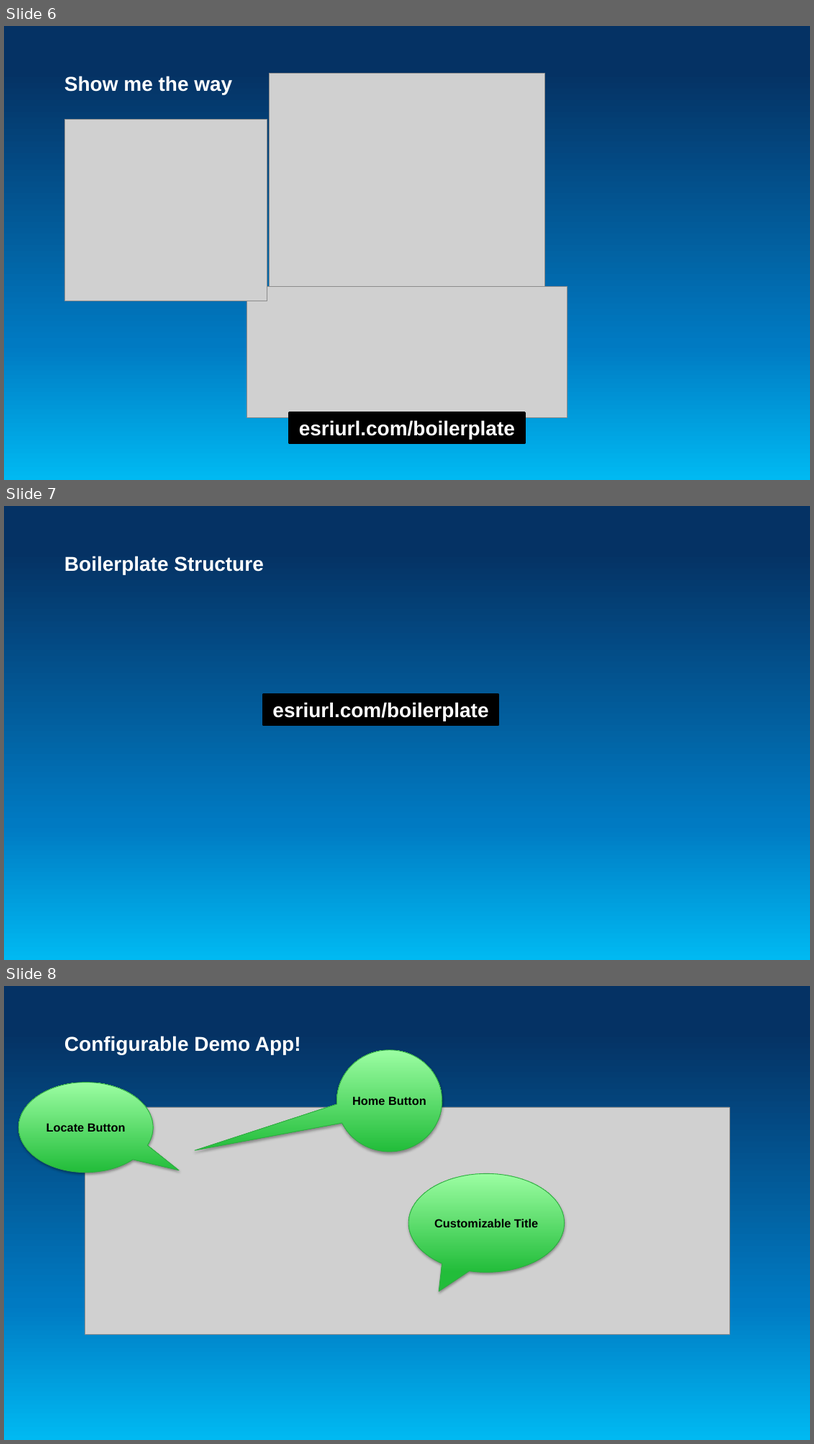
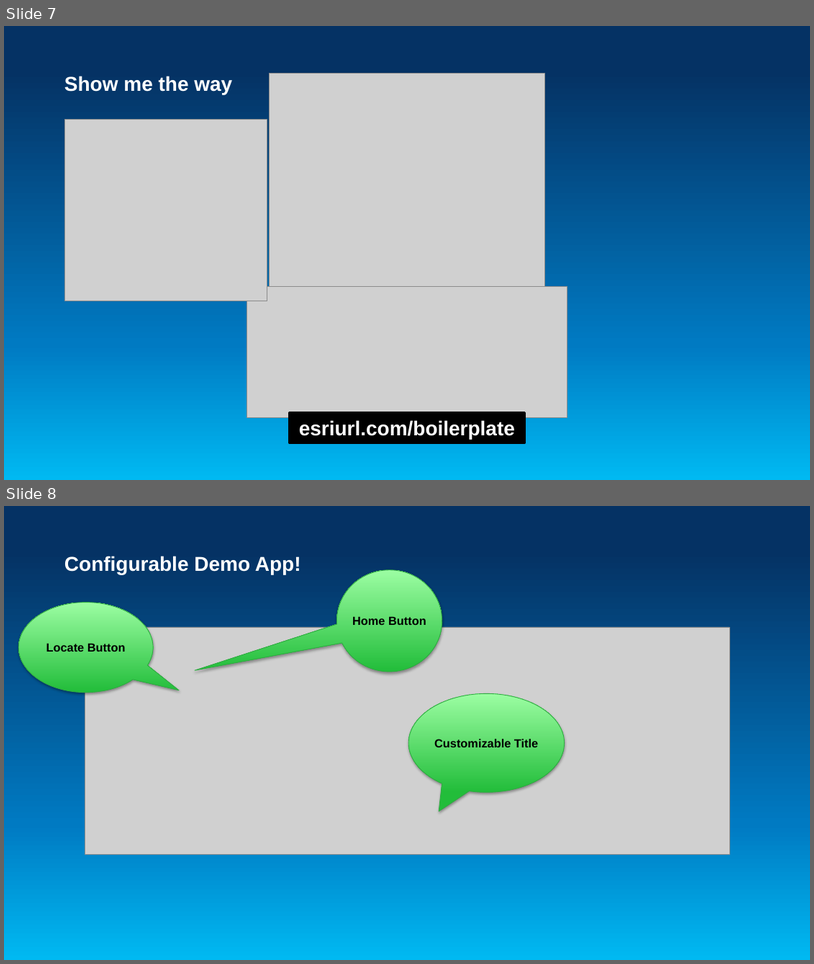
Before and after one commit to Esri/application-boilerplate-3x-js, a slide deck: boilerplate-slides.pptx. Shown one above the other, each under a label of ours: slides 6, 7 and 8 before the commit, slides 7 and 8 after it. The pictures are 814x1444 and 814x964 pixels, drawn with LibreOffice and Linux fonts; fonts in the diff are those of the drawing; grey boxes stand for pictures. Boxes give left, top, right and bottom in pixels: in the first picture for what was removed or moved away, otherwise in the second. Text is boxed around its words. In the diff, an @@ line names an element or a change of style, - is before the commit and + after.

```diff
--- a/boilerplate-slides.pptx
+++ b/boilerplate-slides.pptx
@@ slide 7 removed at bbox=[4, 506, 810, 960], background gradient #00B9F2 to #007AC2 to #053264 @@
@@ title removed at bbox=[64, 556, 263, 574] @@
-Boilerplate Structure
@@ rectangle removed at bbox=[263, 695, 499, 725] @@
-esriurl.com/boilerplate
@@ what was slide 6 is now slide 7 @@
```
Also in this commit, not shown: 1 slide added.
